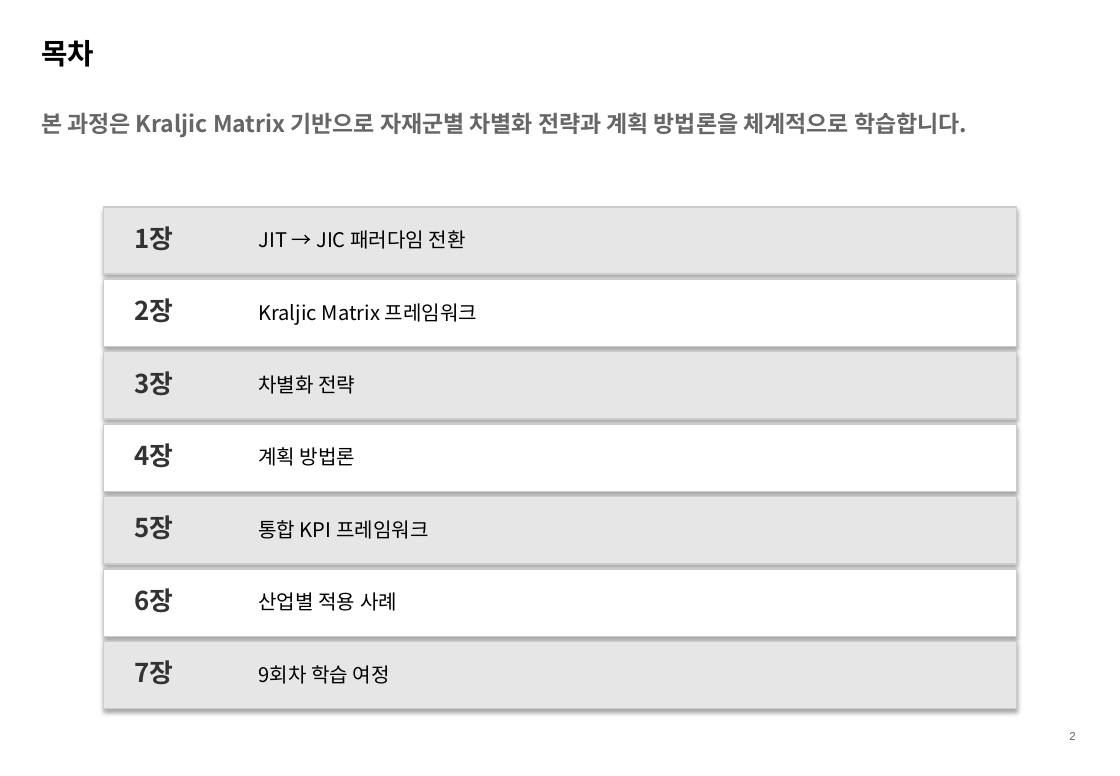
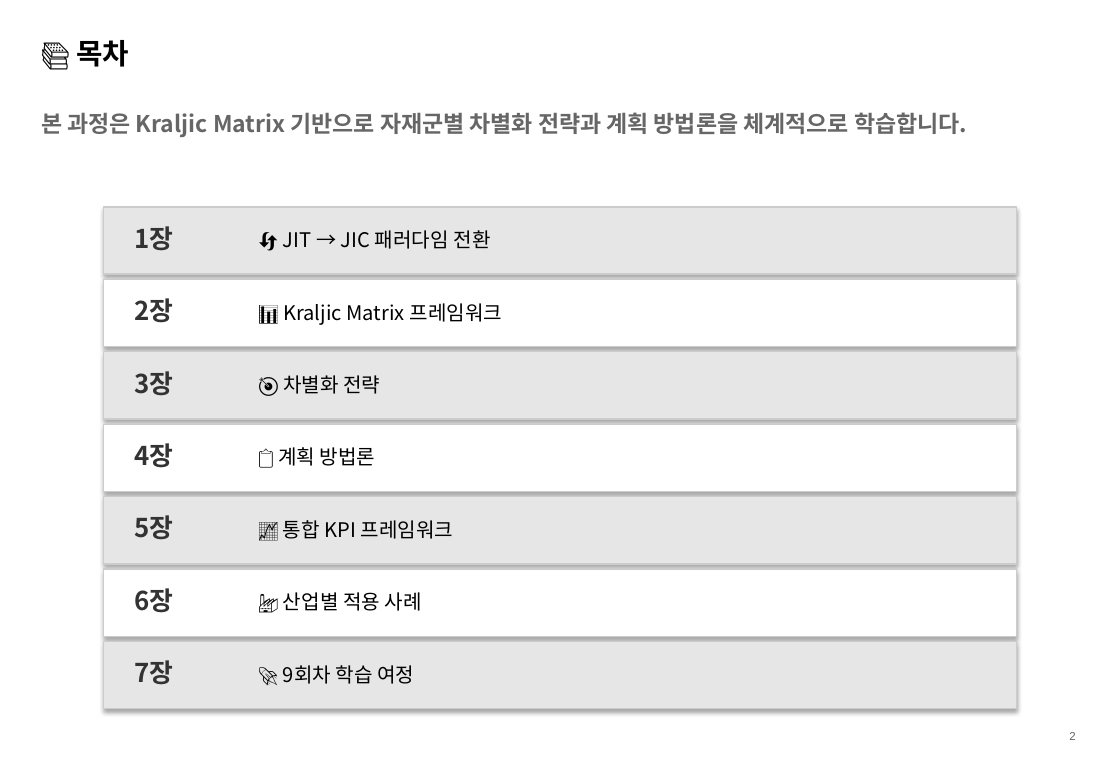
Before and after one commit to TurtleLEE-teacher/Kraljic_Course, a slide deck: slide 2 of PPTX_RESULT/Part1_Session1_StrategicInventory.pptx. Drawn at 1120x776 pixels with LibreOffice and Linux fonts; fonts in the diff are those of the drawing. Boxes give left, top, right and bottom in pixels: in the first picture for what was removed or moved away, otherwise in the second. Text is boxed around its words. In the diff, an @@ line names an element or a change of style, - is before the commit and + after.

```diff
--- a/PPTX_RESULT/Part1_Session1_StrategicInventory.pptx
+++ b/PPTX_RESULT/Part1_Session1_StrategicInventory.pptx
@@ text at <box>76,40,129,67</box>: text changed @@
-목차
+📚 목차
@@ text at <box>283,230,491,249</box>: text changed @@
-JIT → JIC 패러다임 전환
+🔄 JIT → JIC 패러다임 전환
@@ text at <box>283,303,503,325</box>: text changed @@
-Kraljic Matrix 프레임워크
+📊 Kraljic Matrix 프레임워크
@@ text at <box>283,375,380,394</box>: text changed @@
-차별화 전략
+🎯 차별화 전략
@@ text at <box>278,447,376,466</box>: text changed @@
-계획 방법론
+📋 계획 방법론
@@ text at <box>283,520,454,539</box>: text changed @@
-통합 KPI 프레임워크
+📈 통합 KPI 프레임워크
@@ text at <box>283,592,422,611</box>: text changed @@
-산업별 적용 사례
+🏭 산업별 적용 사례
@@ text at <box>336,665,414,684</box>: text changed @@
-9회차 학습 여정
+🚀 9회차 학습 여정
```
Also in this commit, not shown: 9 other slides changed, 1 other file.
